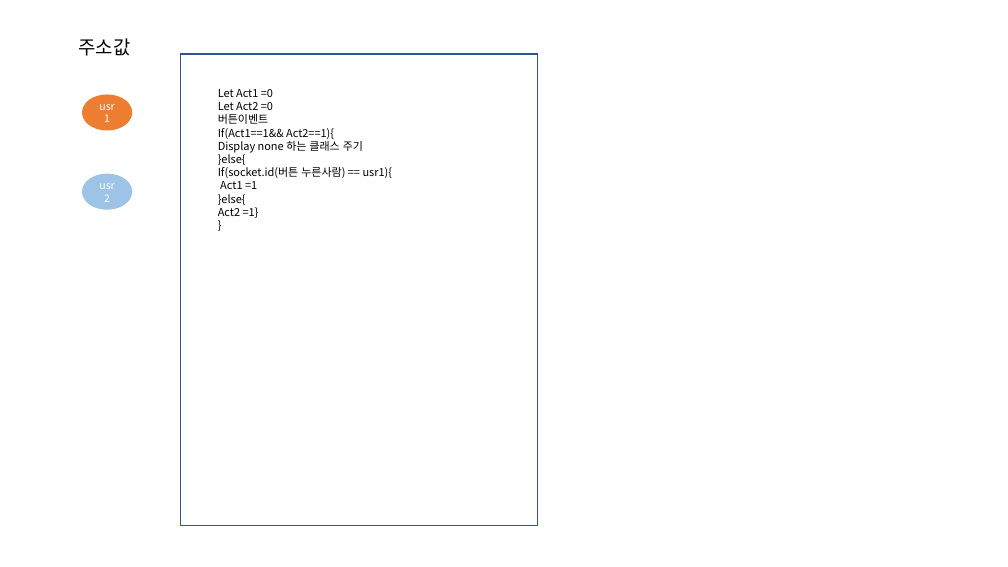
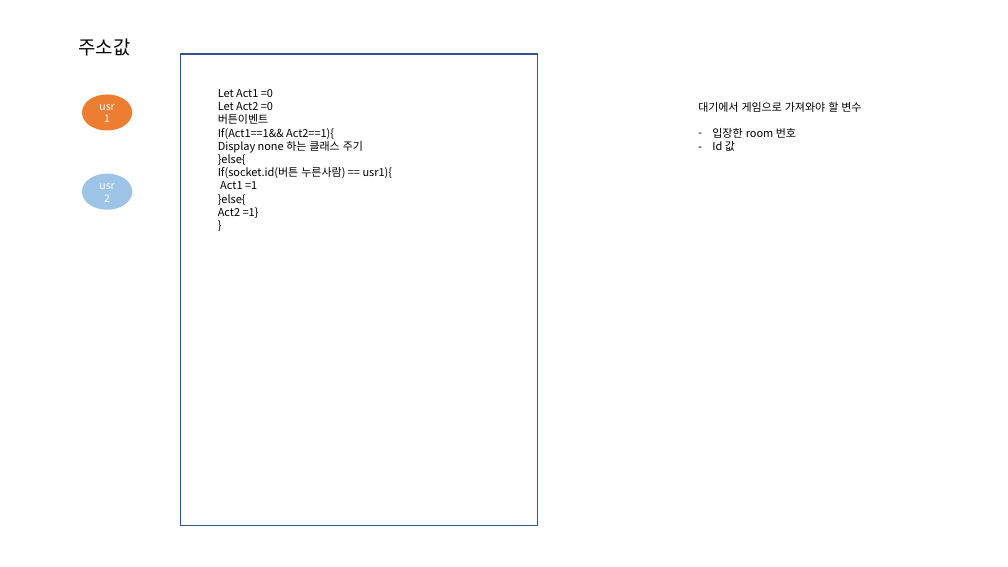
Before and after one commit to huna91/second_project, a slide deck: slide 3 of 구조2.pptx. Drawn at 1008x567 pixels with LibreOffice and Linux fonts; fonts in the diff are those of the drawing. Boxes give left, top, right and bottom in pixels: in the first picture for what was removed or moved away, otherwise in the second. Text is boxed around its words. In the diff, an @@ line names an element or a change of style, - is before the commit and + after.

```diff
--- a/구조2.pptx
+++ b/구조2.pptx
@@ text added at (x1=698, y1=102, x2=861, y2=151), 10.5 pt, text #000000 @@
+대기에서 게임으로 가져와야 할 변수
+– 입장한 room 번호
+– Id 값
```
Also in this commit, not shown: 4 other files.
